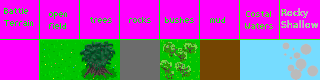
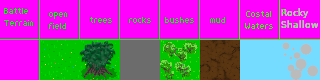
Comparing the layer stacks of the two w=320, h=80 images. Changes:
added layer "Layer 1" above "mud - transparent???" over box(200, 40, 240, 80)
